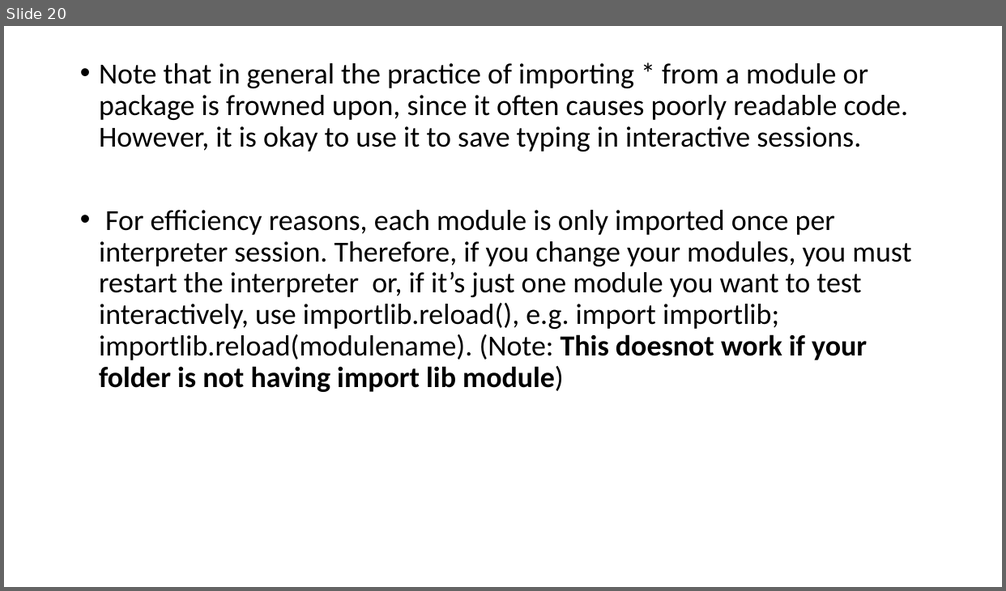
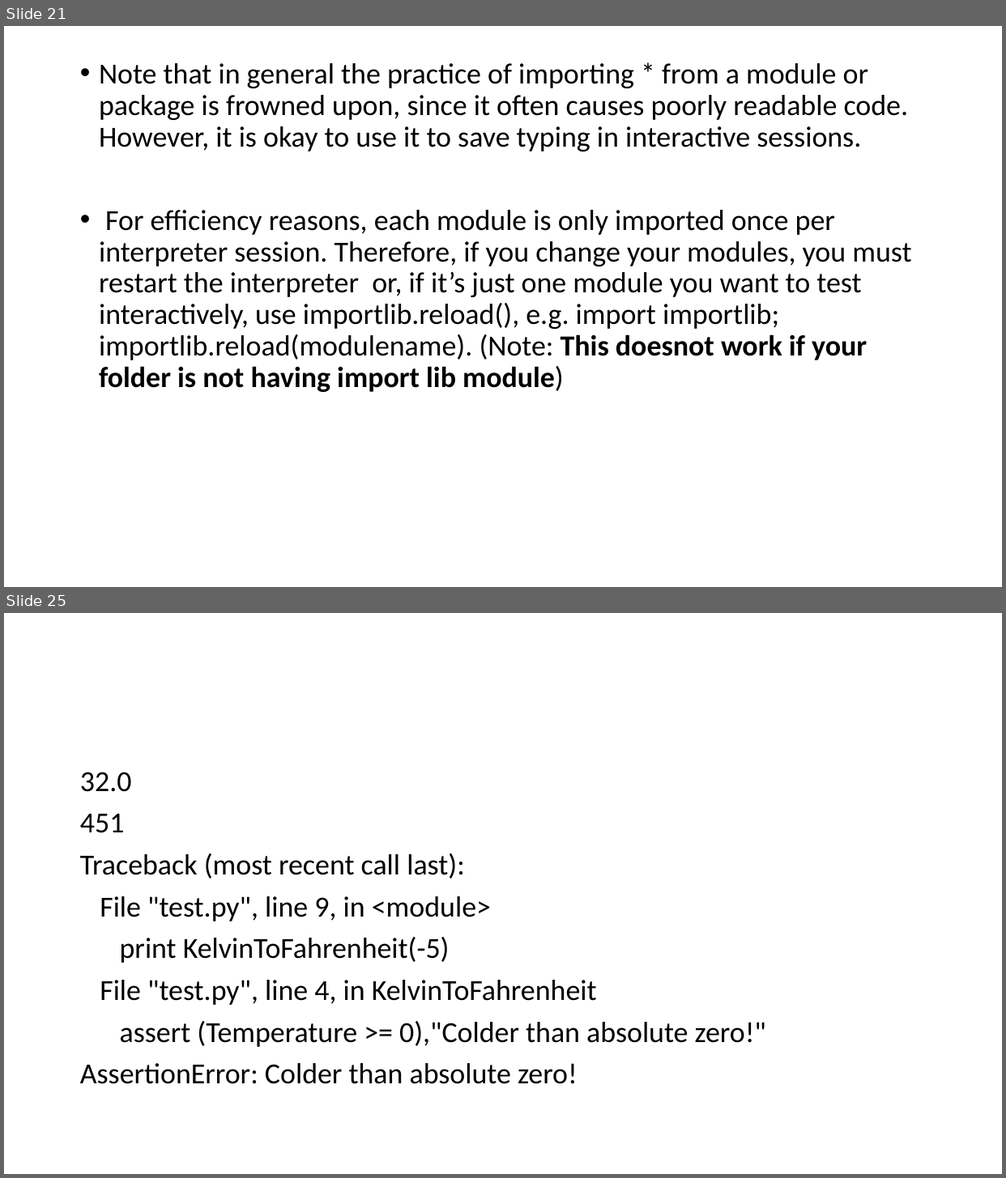
Before and after one commit to harry1180/python_basics, a slide deck: Python Basics Cntd.pptx. Shown one above the other, each under a label of ours: slide 20 before the commit, slides 21 and 25 after it; the slides between them are not shown. The pictures are 1006x591 and 1006x1178 pixels, drawn with LibreOffice and Linux fonts; fonts in the diff are those of the drawing. Boxes give left, top, right and bottom in pixels: in the first picture for what was removed or moved away, otherwise in the second. Text is boxed around its words. In the diff, an @@ line names an element or a change of style, - is before the commit and + after.

```diff
--- a/Python Basics Cntd.pptx
+++ b/Python Basics Cntd.pptx
@@ slide 25 added at <box>4,613,1002,1174</box>, background #FFFFFF @@
@@ text added at <box>80,772,766,1084</box>, 28 pt, text #000000 @@
+32.0
+451
+Traceback (most recent call last):
+File "test.py", line 9, in <module>
+print KelvinToFahrenheit(-5)
+File "test.py", line 4, in KelvinToFahrenheit
+assert (Temperature >= 0),"Colder than absolute zero!"
+AssertionError: Colder than absolute zero!
@@ what was slide 20 is now slide 21 @@
```
Also in this commit, not shown: 1 slide changed, 7 other slides added, 7 other files.
